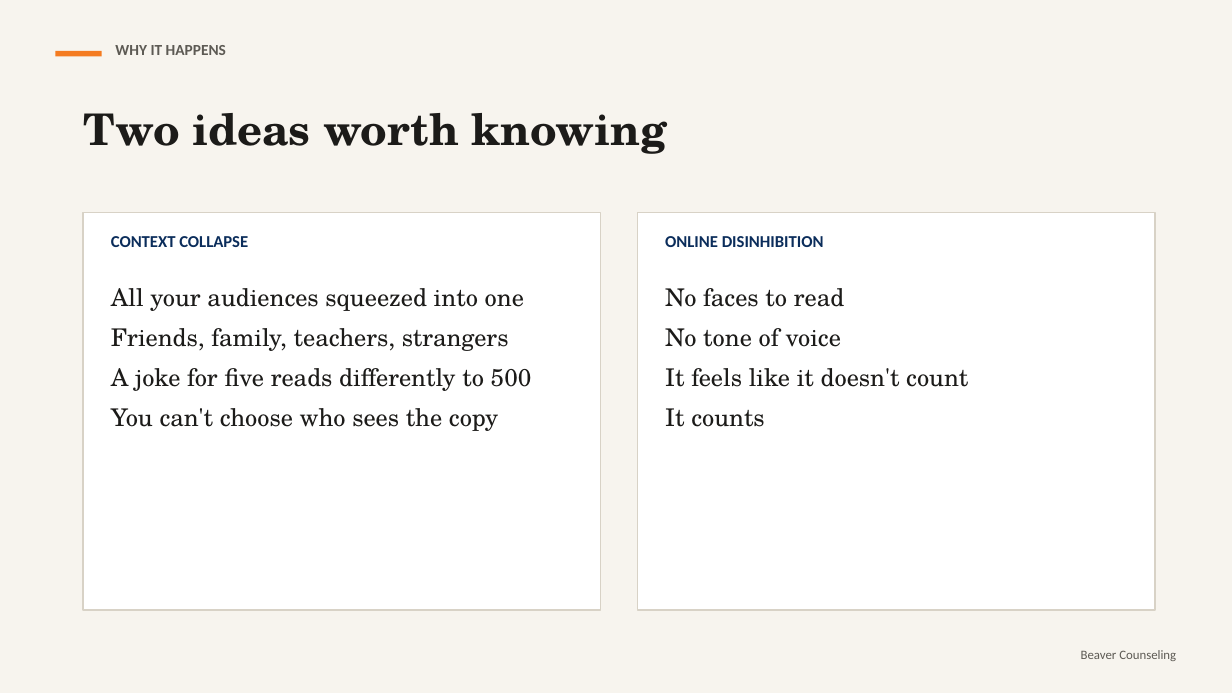
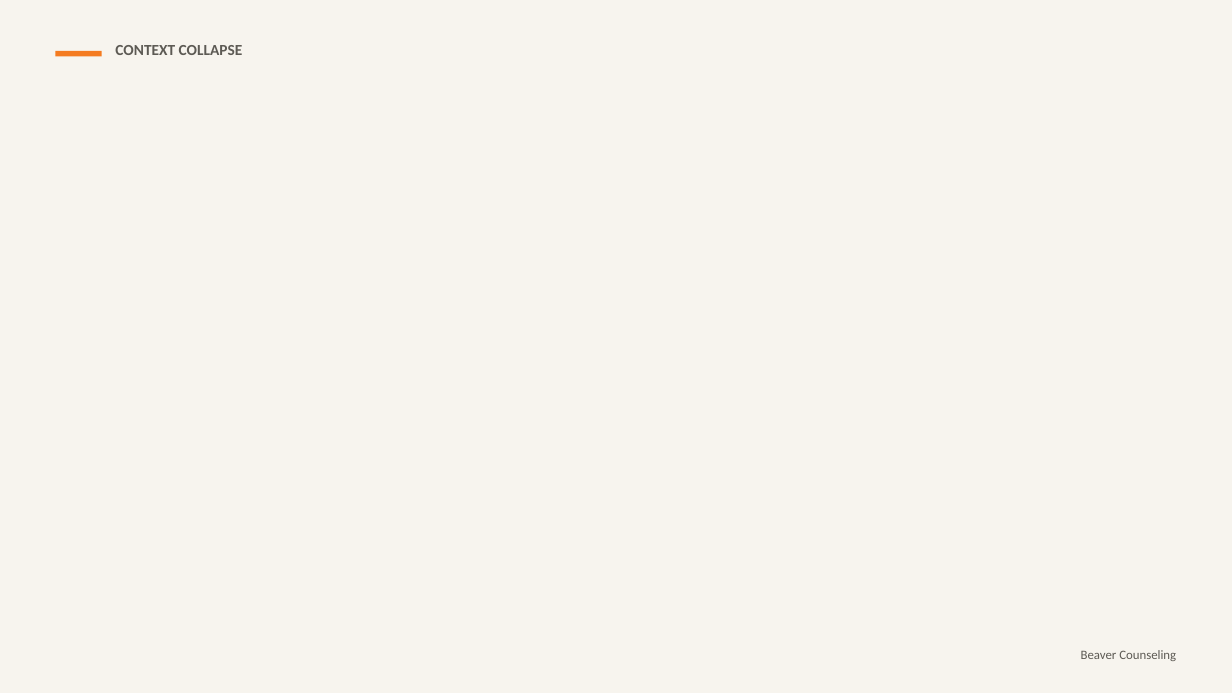
Before and after one commit to rmwtoolkit/bcds-toolkit, a slide deck: slide 6 of decks/screenshot-culture-lesson-v2.pptx (slide 4 before the commit). Drawn at 1232x693 pixels with LibreOffice and Linux fonts; fonts in the diff are those of the drawing; background and template pictures are left out. Boxes give left, top, right and bottom in pixels: in the first picture for what was removed or moved away, otherwise in the second. Text is boxed around its words. In the diff, an @@ line names an element or a change of style, - is before the commit and + after.

```diff
--- a/decks/screenshot-culture-lesson-v2.pptx
+++ b/decks/screenshot-culture-lesson-v2.pptx
@@ text at box(115, 45, 243, 55): text changed @@
-WHY IT HAPPENS
+CONTEXT COLLAPSE
@@ text removed at box(83, 113, 667, 154) @@
-Two ideas worth knowing
@@ rectangle removed at box(83, 213, 601, 610) @@
@@ text removed at box(111, 236, 248, 247) @@
-CONTEXT COLLAPSE
@@ rectangle removed at box(638, 213, 1155, 610) @@
@@ text removed at box(665, 236, 824, 247) @@
-ONLINE DISINHIBITION
@@ text removed at box(111, 288, 532, 431) @@
-All your audiences squeezed into one
-Friends, family, teachers, strangers
-A joke for five reads differently to 500
-You can't choose who sees the copy
@@ text removed at box(665, 288, 968, 427) @@
-No faces to read
-No tone of voice
-It feels like it doesn't count
-It counts
```
Also in this commit, not shown: 8 other slides changed, 15 slides added, 3 slides removed, 8 other files.
